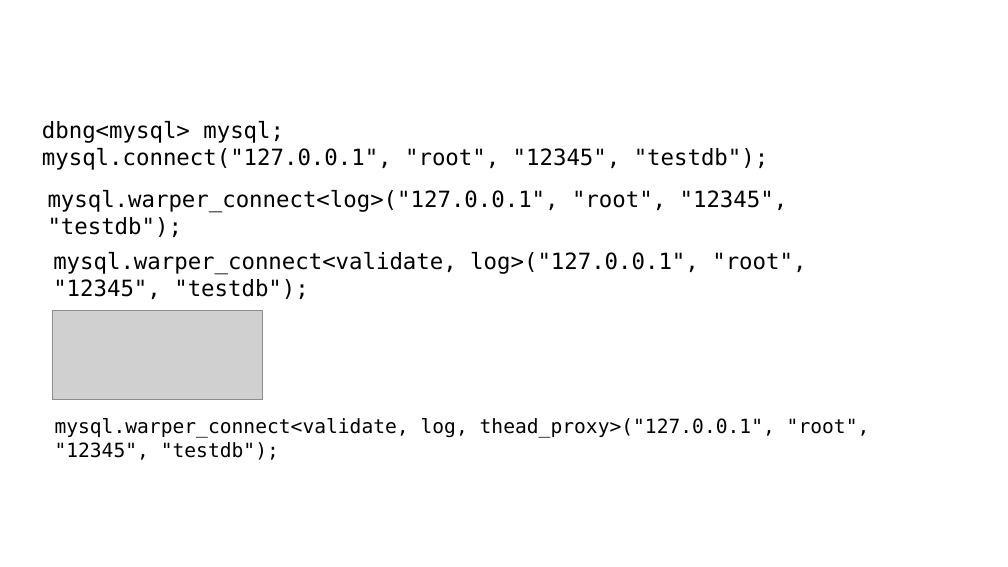
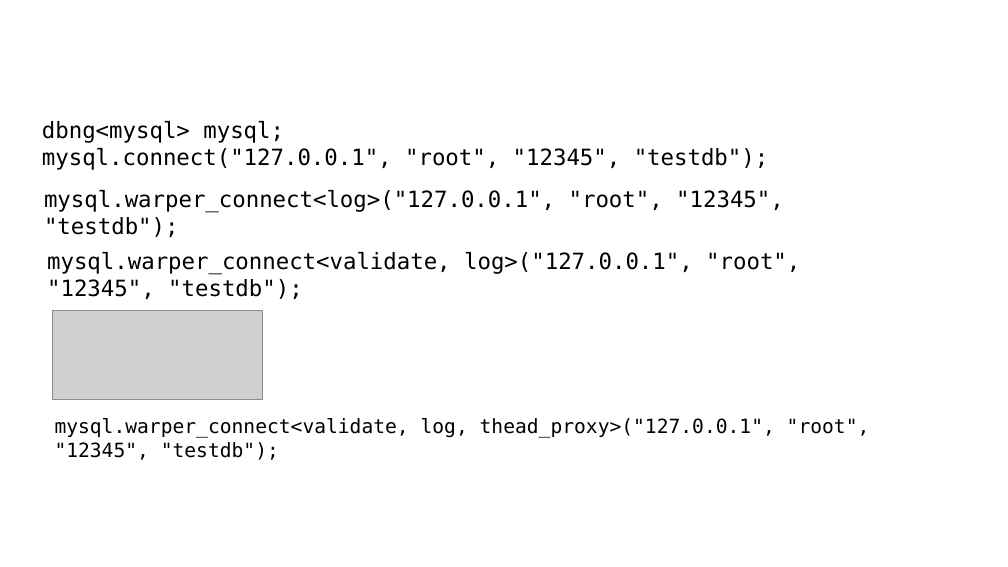
Before and after one commit to qicosmos/cppcon2017, a slide deck: slide 45 of CPP-Summit.pptx. Drawn at 1008x567 pixels with LibreOffice and Linux fonts; fonts in the diff are those of the drawing; grey boxes stand for pictures; background and template pictures are left out. Boxes give left, top, right and bottom in pixels: in the first picture for what was removed or moved away, otherwise in the second. Text is boxed around its words. In the diff, an @@ line names an element or a change of style, - is before the commit and + after.

```diff
--- a/CPP-Summit.pptx
+++ b/CPP-Summit.pptx
@@ text "mysql.warper_connect<log>("127.0.0.1", "root", "12345", "tes ...": place and size @@
-text "mysql.warper_connect<log>("127.0.0.1", "root", "12345", "tes ..." at (48, 190, 788, 237)
+text "mysql.warper_connect<log>("127.0.0.1", "root", "12345", "tes ..." at (44, 190, 784, 237)
@@ text "mysql.warper_connect<validate, log>("127.0.0.1", "root", "12 ...": place and size @@
-text "mysql.warper_connect<validate, log>("127.0.0.1", "root", "12 ..." at (53, 252, 806, 299)
+text "mysql.warper_connect<validate, log>("127.0.0.1", "root", "12 ..." at (47, 252, 800, 299)
```
Also in this commit, not shown: 33 other slides changed.
